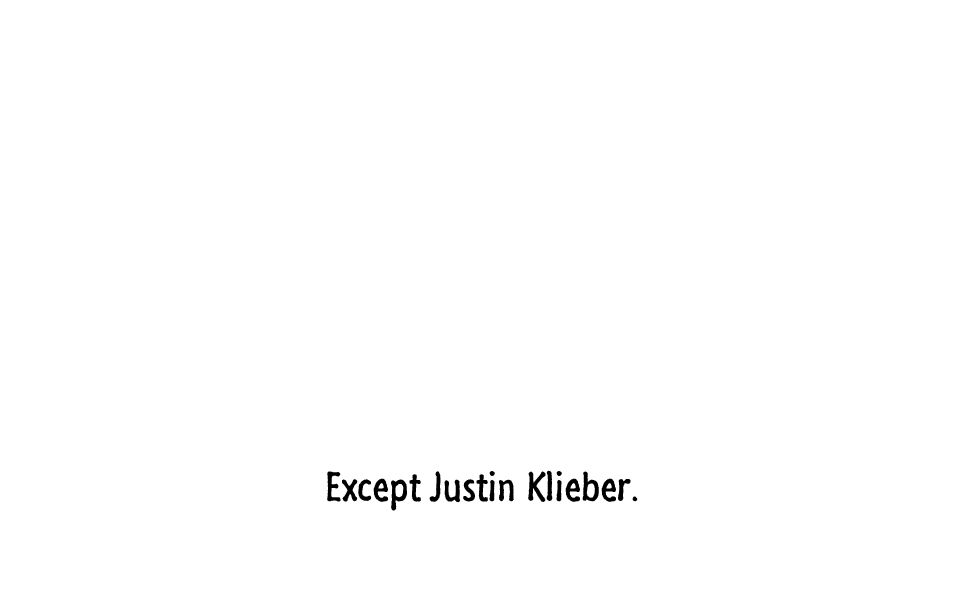
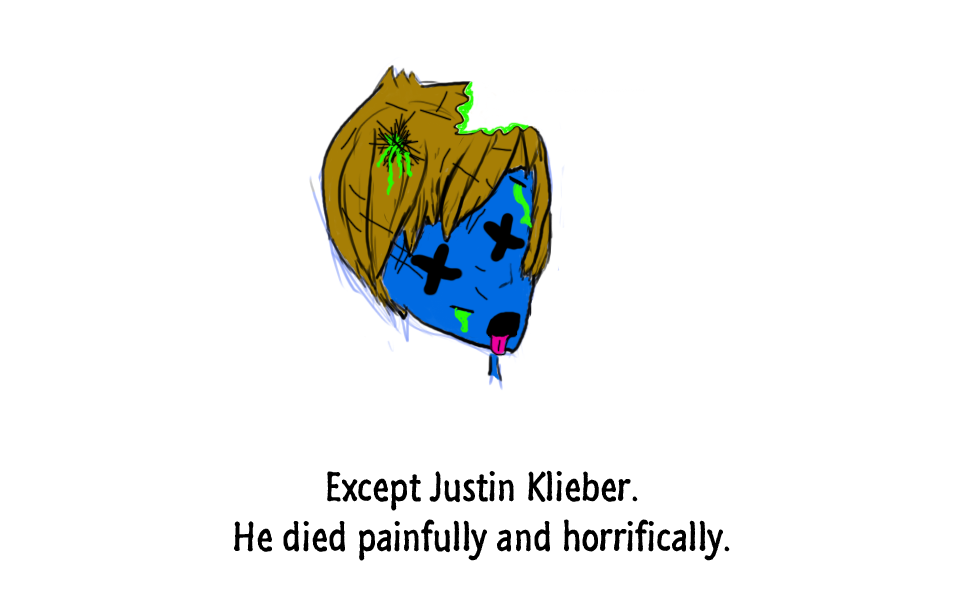
Two versions of the same layered image (960×600). Layer-by-layer changes:
added layer "Layer 1" above "Except Justin Klieber. He died painfully and horrifically." over [309, 58, 565, 391]
renamed "Except Justin Klieber." to "Except Justin Klieber. He died painfully and horrifically.", painted on it over [234, 519, 730, 561]
